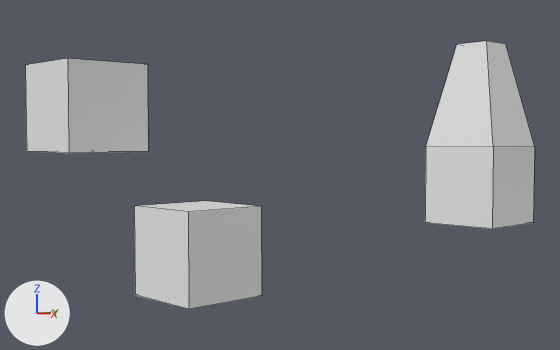
One commit to the Blender file LAyout_combat.blend: the scene before it, then after it.
Rendered twice from a camera (50 mm lens) standing at (13.78, -10.46, 2.46) and looking at (-0.17, 2.66, 1.6). Arrows for +X, +Y and +Z are at lower left; the lights stay in place. The picture after the commit comes second. Mesh edges are drawn as thin lines.
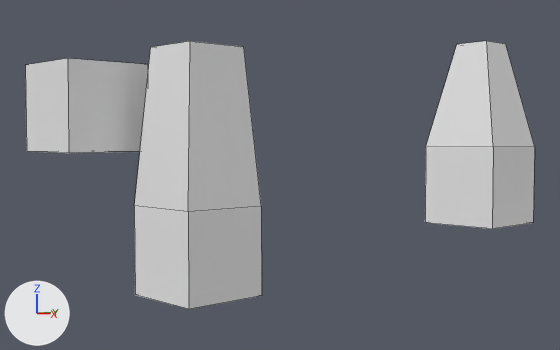
Commit message: scale du cube 2

Changed parts and their boxes (x1, y1, x2, y2) in the pictures (560 x 350 px):
```json
{"object": "Cube", "change": "reshaped", "before": [134, 201, 262, 309], "after": [134, 41, 262, 309], "on screen": "147% taller"}
{"part": 1, "of": "me_cube", "change": "built on", "before": [138, 201, 256, 212], "after": [134, 41, 261, 212]}
```

Edits to the scene script, one JSON object a line:
```json
{"block": "me_cube", "where": "# used by ob_cube; location = (0.0, 0.0, 0.0)"}
{"block": "me_cube", "where": "# verts and faces of me_cube; kept vertices keep their numbers, new ones are numbered from 8"}
{"block": "me_cube", "where": "# before: 0 (1.0, 1.0, 1.0) at pixel (261, 206), 2 (1.0, -1.0, 1.0) at pixel (188, 211), 4 (-1.0, 1.0, 1.0) at pixel (205, 200), 6 (-1.0, -1.0, 1.0) at pixel (134, 205)"}
{"op": "remove", "block": "me_cube", "code": "me_cube.from_pydata(...)  # 8 vertices, 6 faces; spans x -1.0..1.0, y -1.0..1.0, z -1.0..1.0"}
{"op": "add", "block": "me_cube", "code": "me_cube.from_pydata(...)  # 12 vertices, 10 faces; spans x -1.0..1.0, y -1.0..1.0, z -1.0..4.5"}
{"block": "me_cube", "change": "me_cube part 1"}
{"op": "add", "block": "me_cube", "code": "delete_faces([(0, 4, 6, 2)])"}
{"op": "add", "block": "me_cube", "code": "verts[8] = (0.73, -0.73, 4.5)  # pixel (190, 41)"}
{"op": "add", "block": "me_cube", "code": "verts[9] = (-0.73, -0.73, 4.5)  # pixel (150, 47)"}
{"op": "add", "block": "me_cube", "code": "verts[10] = (0.73, 0.73, 4.5)  # pixel (243, 46)"}
{"op": "add", "block": "me_cube", "code": "verts[11] = (-0.73, 0.73, 4.5)"}
{"op": "add", "block": "me_cube", "code": "faces += [(4, 6, 9, 11), (8, 10, 11, 9), (0, 10, 8, 2), (0, 4, 11, 10), (2, 8, 9, 6)]"}
```
